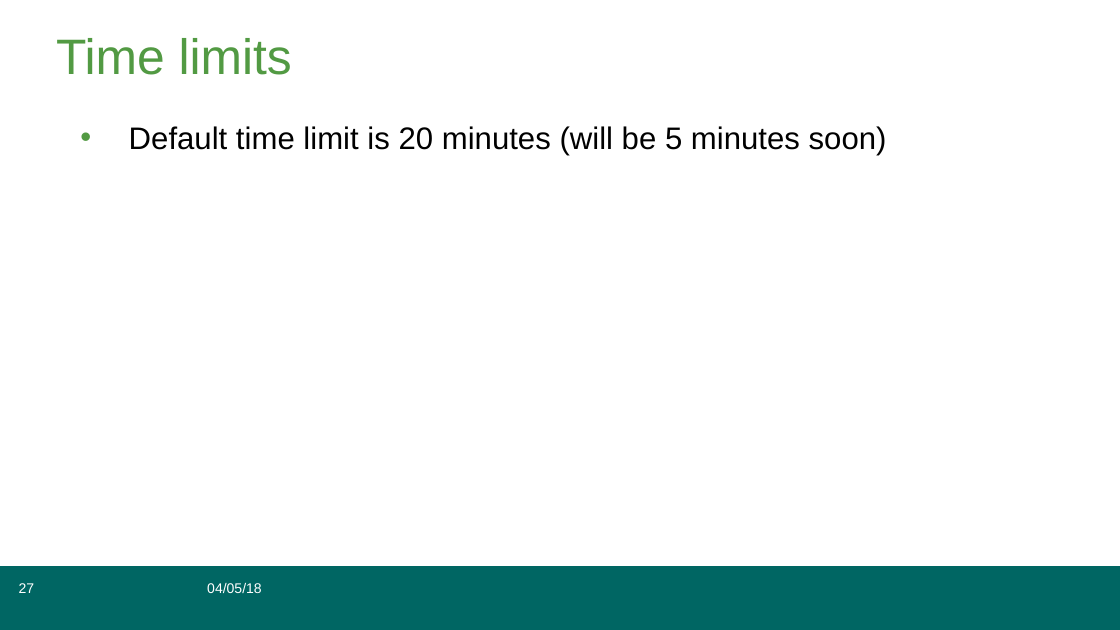
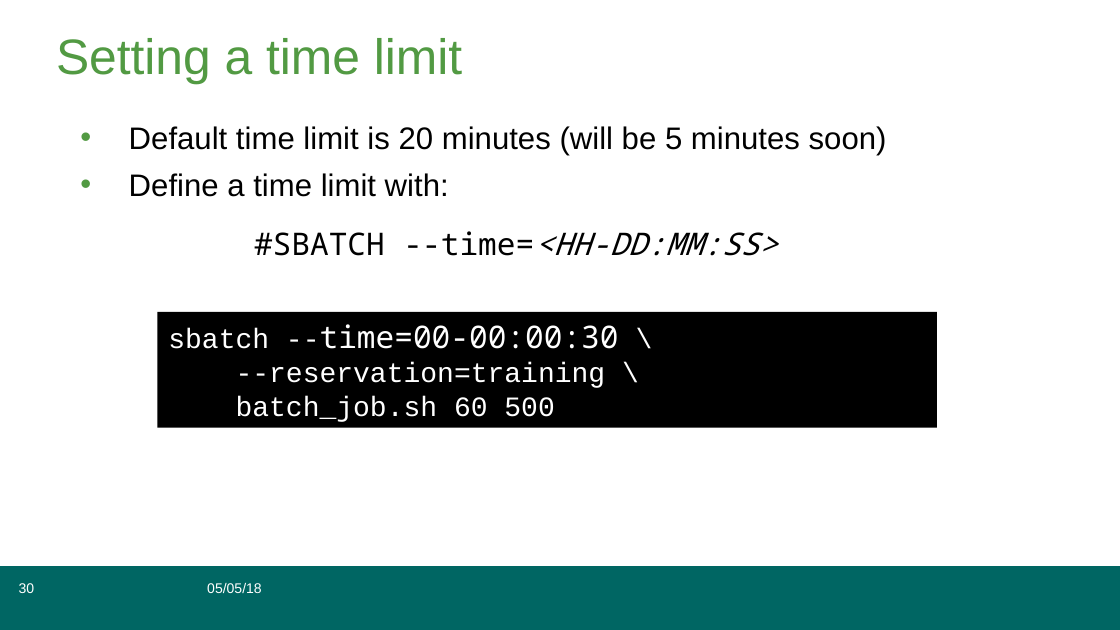
Before and after one commit to grimbough/embl_hpc, a slide deck: slide 30 of cluster_training2018.odp (slide 27 before the commit). Drawn at 1120x630 pixels with LibreOffice and Linux fonts; fonts in the diff are those of the drawing. Boxes give left, top, right and bottom in pixels: in the first picture for what was removed or moved away, otherwise in the second. Text is boxed around its words. In the diff, an @@ line names an element or a change of style, - is before the commit and + after.

```diff
--- a/cluster_training2018.odp
+++ b/cluster_training2018.odp
@@ title at (56, 38, 462, 85): text changed @@
-Time limits
+Setting a time limit
@@ text at (129, 173, 778, 256): paragraphs added @@
+• Define a time limit with:
+#SBATCH --time=<HH-DD:MM:SS>
@@ rectangle added at (158, 312, 937, 428), fill #000000, 18 pt, text #FFFFFF @@
+sbatch --time=00-00:00:30 \
+--reservation=training \
+batch_job.sh 60 500
@@ page number at (19, 583, 35, 593): text changed @@
-27
+30
@@ text in free at (207, 583, 261, 593): text changed @@
-04/05/18
+05/05/18
```
Also in this commit, not shown: 74 other slides changed, 6 slides added, 5 slides removed, 4 other files.
